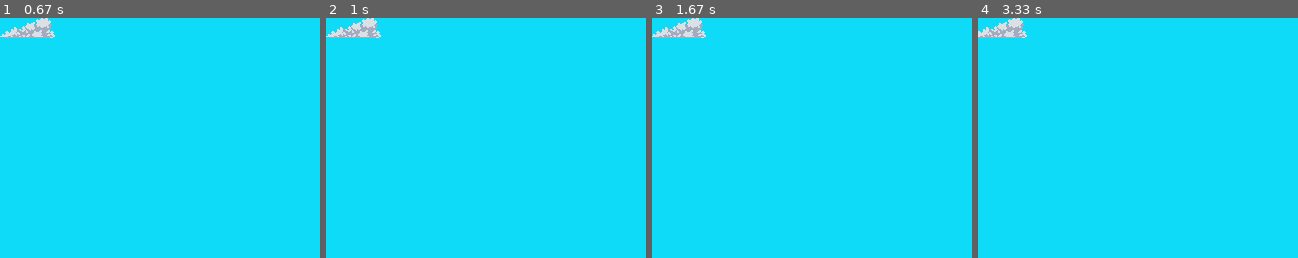
Above: before the commit, frames 1-4 (left to right).
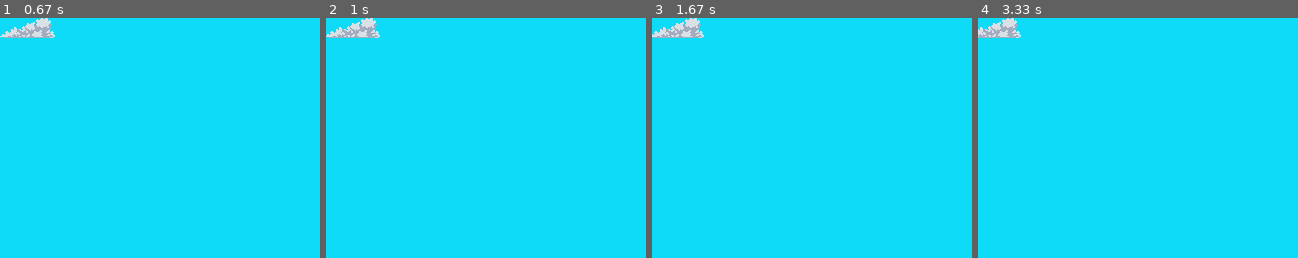
Above: after the commit, the same moments.

Repository: dbrizov/pygame-platformer
Game: pygame game, started from assets/src/game.py
Two runs of this game, one before a commit and one after it. Both use one fixed random seed, a clock stepped at 60 frames per second and the inputs below.
Inputs:
- Up to frame 1 (0.67 s): tap Enter at 0.33 s
- Up to frame 2 (1 s): tap A at 0.67 s
- Up to frame 3 (1.67 s): tap A at 1.5 s
- Up to frame 4 (3.33 s): tap A at 1.9, 2.2, 2.4, 2.73, 3.03, 3.23 s
The pictures show only the part of the screen within x 0-50%, y 0-50%; the shares and areas given below are measured in that part.

Frame 1 is identical in both runs. In frame 2, 0.2% of the frame differs, in the area x 0-18%, y 0-9%; in frame 3, 0.4%; in frame 4, 0.6%, in the area x 0-16%, y 0-9%.

Commit message:
Refactoring

Diff:
--- a/assets/src/engine/input.py
+++ b/assets/src/engine/input.py
@@ -2,7 +2,7 @@
 import json
 import os
 from enum import Enum
-from engine.utils import clamp
+from engine.utils import Utils
 from engine.events import EventHook
 
 from typing import Any
@@ -240,13 +240,13 @@
             axis_value = Input._axis_values[axis]
             if (any_positive_key and any_negative_key) or (not (any_positive_key or any_negative_key)):
                 if axis_value < 0.0:
-                    axis_value = clamp(axis_value + axis_deceleration * delta_time, -1.0, 0.0)
+                    axis_value = Utils.clamp(axis_value + axis_deceleration * delta_time, -1.0, 0.0)
                 elif axis_value > 0.0:
-                    axis_value = clamp(axis_value - axis_deceleration * delta_time, 0.0, 1.0)
+                    axis_value = Utils.clamp(axis_value - axis_deceleration * delta_time, 0.0, 1.0)
             elif any_positive_key and not any_negative_key:
-                axis_value = clamp(axis_value + axis_acceleration * delta_time, -1.0, 1.0)
+                axis_value = Utils.clamp(axis_value + axis_acceleration * delta_time, -1.0, 1.0)
             elif any_negative_key and not any_positive_key:
-                axis_value = clamp(axis_value - axis_acceleration * delta_time, -1.0, 1.0)
+                axis_value = Utils.clamp(axis_value - axis_acceleration * delta_time, -1.0, 1.0)
 
             Input._axis_values[axis] = axis_value
             Input.on_input_event.invoke(InputEvent(axis, InputEventType.EVENT_TYPE_AXIS, axis_value))
--- a/assets/src/engine/time.py
+++ b/assets/src/engine/time.py
@@ -37,5 +37,4 @@
     def set_time_scale(time_scale: float):
         if time_scale < 0.0:
             time_scale = 0.0
-
         Time._time_scale = time_scale
--- a/assets/src/engine/utils.py
+++ b/assets/src/engine/utils.py
@@ -4,10 +4,11 @@
 TNumeric = TypeVar("TNumeric", bound=float)  # works for int and float
 
 
-def clamp(value: TNumeric, min: TNumeric, max: TNumeric):
-    if (value < min):
-        value = min
-    elif (value > max):
-        value = max
-
-    return value
+class Utils:
+    @staticmethod
+    def clamp(value: TNumeric, min: TNumeric, max: TNumeric):
+        if (value < min):
+            value = min
+        elif (value > max):
+            value = max
+        return value
--- a/assets/src/ninjagame/player.py
+++ b/assets/src/ninjagame/player.py
@@ -11,7 +11,7 @@
     def __init__(self, priority: int = 0):
         super().__init__(priority)
         self._is_ticking = True
-        self._speed = 100
+        self._speed = 200
 
         self._input_component = self.add_component(InputComponent())
         self._input_component.bind_axis("horizontal", lambda axis_value: self.move_horizontal(axis_value))
